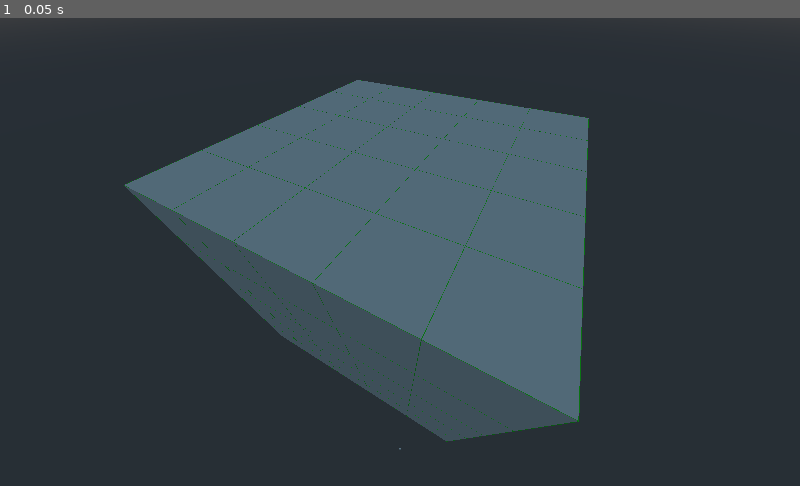
Above: before the commit, frame 1.
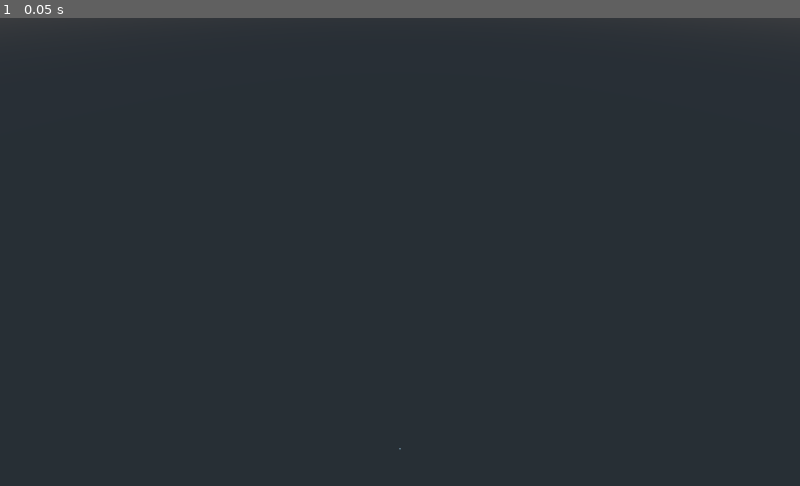
Above: after the commit, the same moment.

Repository: kumquat-ir/rand-dungeon-gen
Game: Godot game, scene res://World.tscn
Same seed, same stepped clock (60 frames per second), same inputs: the game is played once before the commit and once after it.
Inputs:
- Up to frame 1 (0.05 s): no input

The runs differ from the first frame. In frame 1, 30% of the frame differs, in the area x 15-74%, y 13-91%.

Commit message:
structure basics

Diff:
--- a/World.gd
+++ b/World.gd
@@ -1,7 +1,83 @@
 extends Spatial
 
-var tileArr:Array = [[[0]]]
-var metaArr:Array = [[[0]]]
+#FORMAT: [
+# [
+#  [x, y, z, value],
+#  [dir, additional data...]
+# ],[ ... ]
+#]
+#VALUES:
+#dir is index in RULD (+x +z -x -z)
+#0: 	starting room
+#1: 	5ft passage
+#2:		10ft passage
+#3: 	20ft passage
+#4:		30ft passage
+#5: 	40ft passage
+#			- pillar count: 0, 1, 2
+#			- height: 10, 20
+#			- gallery: true, false
+#6: 	door
+#7: 	beyond door
+#8: 	chamber
+#9: 	chamber exit
+#10:	stairs
+#11:	choose passage
+#12:	choose side passage
+var genHooks:Array = [
+	[
+		[0, 0, 0, 0], [0]
+	]
+]
+
+var rng:RandomNumberGenerator = RandomNumberGenerator.new()
 
 func _ready():
-	pass
+	rng.randomize()
+
+func _process(_delta):
+	if Input.is_action_just_pressed("ui_accept"):
+		genStep()
+
+func roll(sides:int, omit:Array = []) -> int:
+	var vals:Array = range(sides)
+	for i in omit:
+		if i - 1 in vals:
+			vals.remove(vals.find(i - 1))
+	return vals[rng.randi_range(0, len(vals) - 1)] + 1
+
+func genStep():
+	var x = genHooks[0][0]
+	var y = genHooks[0][1]
+	var z = genHooks[0][2]
+	match genHooks[0][3]:
+		0:
+			pass
+		1:
+			pass
+		2:
+			pass
+		3:
+			pass
+		4:
+			pass
+		5:
+			pass
+		6:
+			pass
+		7:
+			pass
+		8:
+			pass
+		9:
+			pass
+		10:
+			pass
+		11:
+			pass
+		12:
+			pass
+		var symbol:
+			printerr("found unexpected gen symbol " + symbol + " at " + str(x) +
+					"/" + str(y) + "/" + str(z) + ", removing")
+			genHooks.remove(0)
--- a/chunkpool.gd
+++ b/chunkpool.gd
@@ -1,8 +1,10 @@
 extends Spatial
 
+#this seems to be the fastest chunk size to deal with
 export (int) var chunkSizeX:int = 8
 export (int) var chunkSizeY:int = 8
 export (int) var chunkSizeZ:int = 8
+#which folder the chunks should look for mesh data in
 export (String) var chunkGroup:String = "tiles"
 var chunks:Array = []
 
@@ -10,11 +12,13 @@
 enum {PLANE_YZ, PLANE_XZ, PLANE_XY}
 
 func _ready():
-	setPrism(5, 5, 5, -2, -2, -2, 1)
-	setPrism(3, 3, 3, -1, -1, -1, 2)
-	setSingle(0, 0, 0, 0)
+	pass
+#	setPrism(5, 5, 5, -2, -2, -2, 1)
+#	setPrism(3, 3, 3, -1, -1, -1, 2)
+#	setSingle(0, 0, 0, 0)
 
 #i really don't think i need this, keeping the base here in case i do
+#doesn't actually work rn
 func getWorldArr() -> Array:
 	var worldArr:Array = []
 	var cArrArr:Array = []
@@ -24,6 +28,10 @@
 	print(cArrArr)
 	print(worldArr)
 	return worldArr
+
+func getTileAt(x:int, y:int, z:int) -> int:
+	var chunkIn:Spatial = getChunk(normccoords(x, chunkSizeX), normccoords(y, chunkSizeY), normccoords(z, chunkSizeZ))
+	return chunkIn.getCArrVal(normval(x, chunkSizeX), normval(y, chunkSizeY), normval(z, chunkSizeZ))
 
 func updateFull():
 	var cArrArr = []
